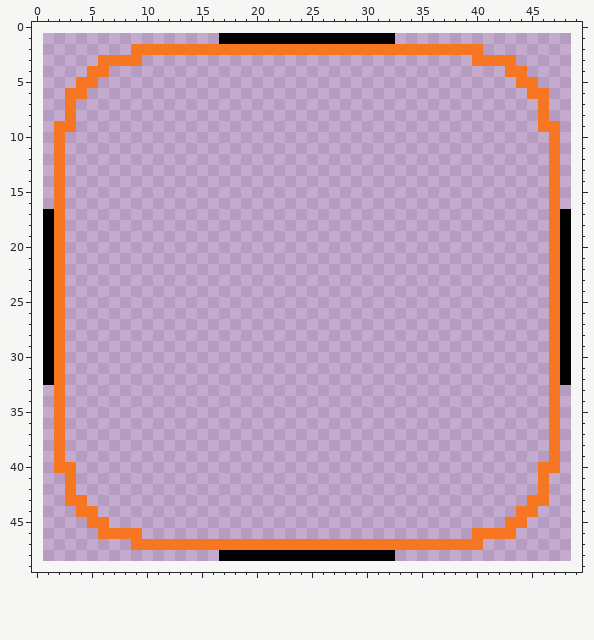
Pixel-art file: core/assets-src/ui/focus-4.9.still.ase. That is the earlier state.
48x48 pixels, 1 frame. The old version is drawn lined up with the new one, on the new canvas.
New version:
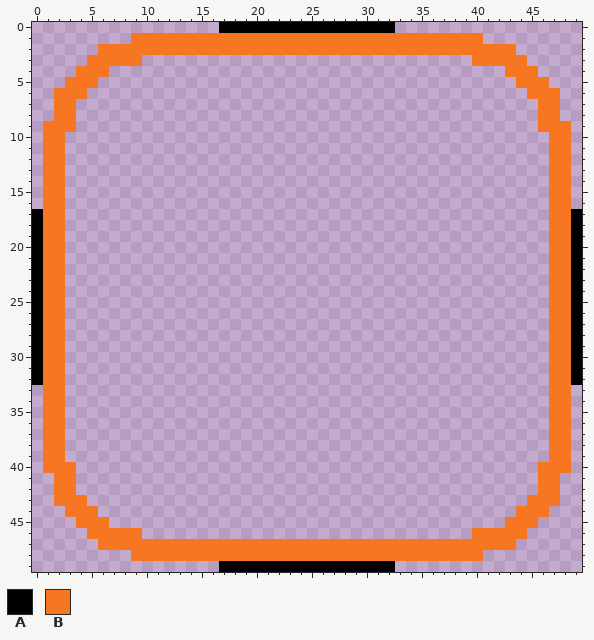
Palette (. is transparent): A #000000  B #f77622
Author's note on the commit: Make focus rects thicker
Change:
canvas 48x48 -> 50x50, the old top-left corner now at 1,1
@@ x 0..49 @@
- 0 ..................................................
- 1 .................AAAAAAAAAAAAAAAA.................
- 2 .........BBBBBBBBBBBBBBBBBBBBBBBBBBBBBBBB.........
- 3 ......BBBB..............................BBBB......
- 4 .....BB....................................BB.....
- 5 ....BB......................................BB....
- 6 ...BB........................................BB...
- 7 ...B..........................................B...
- 8 ...B..........................................B...
- 9 ..BB..........................................BB..
-10 ..B............................................B..
-11 ..B............................................B..
-12 ..B............................................B..
-13 ..B............................................B..
-14 ..B............................................B..
-15 ..B............................................B..
-16 ..B............................................B..
-17 .AB............................................BA.
-18 .AB............................................BA.
-19 .AB............................................BA.
-20 .AB............................................BA.
-21 .AB............................................BA.
-22 .AB............................................BA.
-23 .AB............................................BA.
-24 .AB............................................BA.
-25 .AB............................................BA.
-26 .AB............................................BA.
-27 .AB............................................BA.
-28 .AB............................................BA.
-29 .AB............................................BA.
-30 .AB............................................BA.
-31 .AB............................................BA.
-32 .AB............................................BA.
-33 ..B............................................B..
-34 ..B............................................B..
-35 ..B............................................B..
-36 ..B............................................B..
-37 ..B............................................B..
-38 ..B............................................B..
-39 ..B............................................B..
-40 ..BB..........................................BB..
-41 ...B..........................................B...
-42 ...B..........................................B...
-43 ...BB........................................BB...
-44 ....BB......................................BB....
-45 .....BB....................................BB.....
-46 ......BBBB..............................BBBB......
-47 .........BBBBBBBBBBBBBBBBBBBBBBBBBBBBBBBB.........
-48 .................AAAAAAAAAAAAAAAA.................
-49 ..................................................
+ 0 .................AAAAAAAAAAAAAAAA.................
+ 1 .........BBBBBBBBBBBBBBBBBBBBBBBBBBBBBBBB.........
+ 2 ......BBBBBBBBBBBBBBBBBBBBBBBBBBBBBBBBBBBBBB......
+ 3 .....BBBBB..............................BBBBB.....
+ 4 ....BBB....................................BBB....
+ 5 ...BBB......................................BBB...
+ 6 ..BBB........................................BBB..
+ 7 ..BB..........................................BB..
+ 8 ..BB..........................................BB..
+ 9 .BBB..........................................BBB.
+10 .BB............................................BB.
+11 .BB............................................BB.
+12 .BB............................................BB.
+13 .BB............................................BB.
+14 .BB............................................BB.
+15 .BB............................................BB.
+16 .BB............................................BB.
+17 ABB............................................BBA
+18 ABB............................................BBA
+19 ABB............................................BBA
+20 ABB............................................BBA
+21 ABB............................................BBA
+22 ABB............................................BBA
+23 ABB............................................BBA
+24 ABB............................................BBA
+25 ABB............................................BBA
+26 ABB............................................BBA
+27 ABB............................................BBA
+28 ABB............................................BBA
+29 ABB............................................BBA
+30 ABB............................................BBA
+31 ABB............................................BBA
+32 ABB............................................BBA
+33 .BB............................................BB.
+34 .BB............................................BB.
+35 .BB............................................BB.
+36 .BB............................................BB.
+37 .BB............................................BB.
+38 .BB............................................BB.
+39 .BB............................................BB.
+40 .BBB..........................................BBB.
+41 ..BB..........................................BB..
+42 ..BB..........................................BB..
+43 ..BBB........................................BBB..
+44 ...BBB......................................BBB...
+45 ....BBB....................................BBB....
+46 .....BBBBB..............................BBBBB.....
+47 ......BBBBBBBBBBBBBBBBBBBBBBBBBBBBBBBBBBBBBB......
+48 .........BBBBBBBBBBBBBBBBBBBBBBBBBBBBBBBB.........
+49 .................AAAAAAAAAAAAAAAA.................
Where, in picture pixels (left, top, right, bottom), the same in both pictures:
changed: (32, 22, 582, 572)
